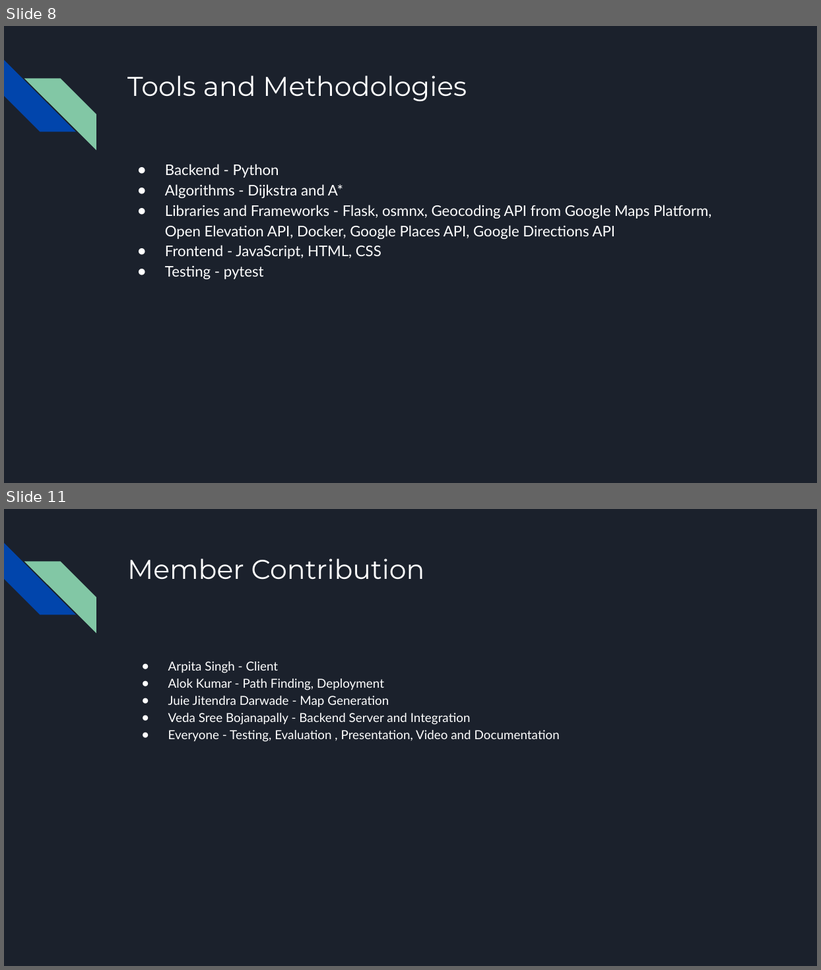
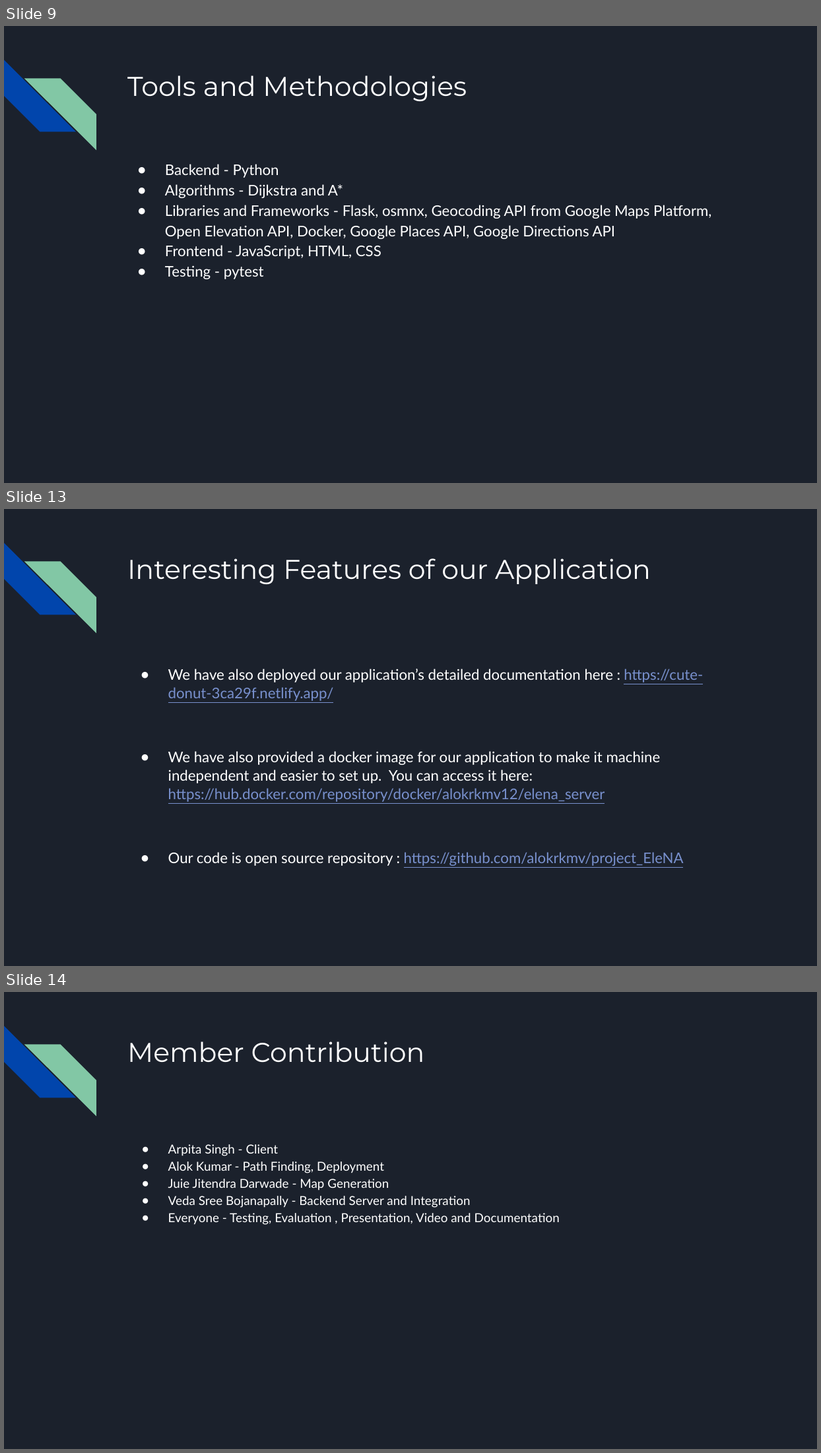
Before and after one commit to alokrkmv/CS520_project_EleNA, a slide deck: Documentation/520 Final Presentation.pptx. Shown one above the other, each under a label of ours: slides 8 and 11 before the commit, slides 9, 13 and 14 after it; the slides between them are not shown. The pictures are 821x970 and 821x1453 pixels, drawn with LibreOffice and Linux fonts; fonts in the diff are those of the drawing. Boxes give left, top, right and bottom in pixels: in the first picture for what was removed or moved away, otherwise in the second. Text is boxed around its words. In the diff, an @@ line names an element or a change of style, - is before the commit and + after.

```diff
--- a/Documentation/520 Final Presentation.pptx
+++ b/Documentation/520 Final Presentation.pptx
@@ slide 13 added at box(4, 509, 817, 966), background #1B212C; not listed: 2 template elements that a slide beside it also shows @@
@@ title added at box(127, 559, 651, 584), 24 pt, text #FFFFFF @@
+Interesting Features of our Application
@@ text added at box(168, 669, 703, 866), 13 pt, text #FFFFFF @@
+● We have also deployed our application’s detailed documentation here : https://cute-donut-3ca29f.netlify.app/
+● We have also provided a docker image for our application to make it machine independent and easier to set up. You can access it here: https://hub.docker.com/repository/docker/alokrkmv12/elena_server
+● Our code is open source repository : https://github.com/alokrkmv/project_EleNA
@@ what was slide 8 is now slide 9 @@
@@ what was slide 11 is now slide 14 @@
```
Also in this commit, not shown: 4 slides changed, 2 other slides added.
